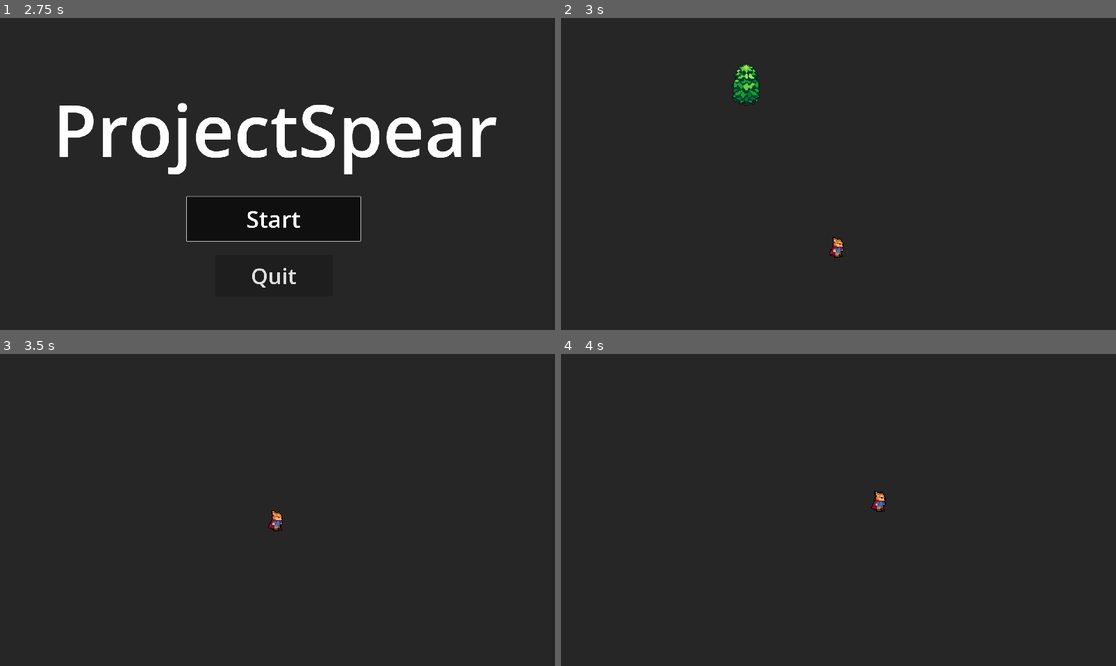
Above: before the commit, frames 1-4 (two rows, left to right).
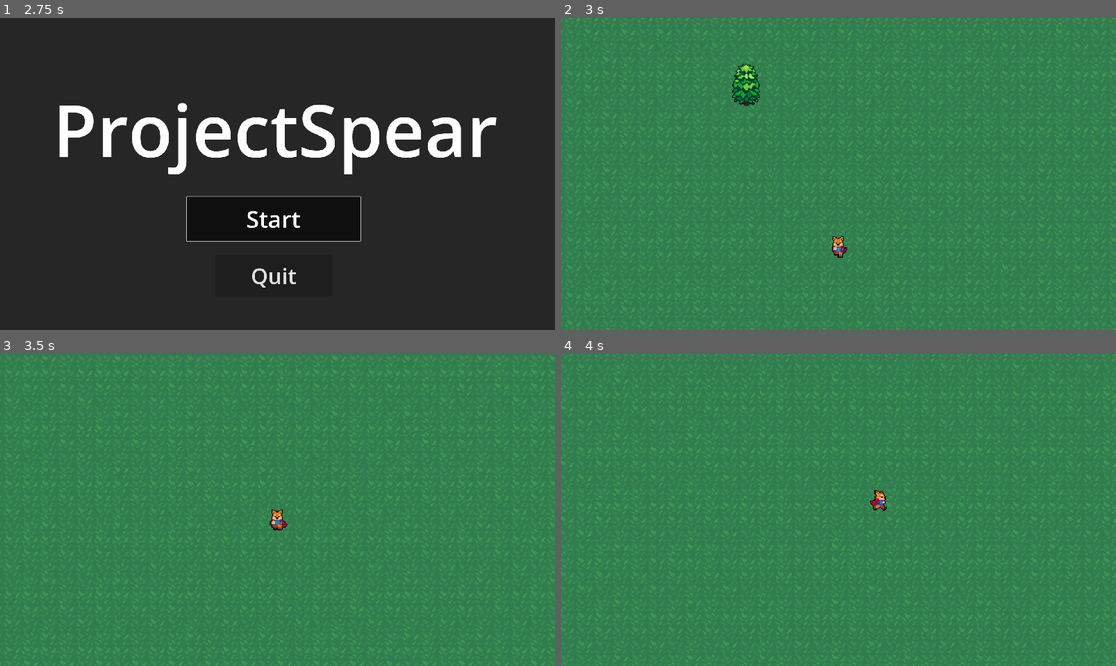
Above: after the commit, the same moments.

Repository: MohanGundavarapu/ProjectSpear
Game: Godot game, scene res://scenes/title_scene.tscn
Two runs of this game, one before a commit and one after it. Both use one fixed random seed, a clock stepped at 60 frames per second and the inputs below.
Inputs:
- Up to frame 1 (2.75 s): click "Start" at 0.5 s; click "Start" at 1.25 s; tap Enter at 2 s; hold Right (Right) from 2.03 s (still down); tap Space (Dash) at 2.1 s
- Up to frame 2 (3 s): tap Space (Dash) at 2.75, 2.85 s; release Right (Right) at 2.78 s; hold Down (Down) from 2.78 s (still down)
- Up to frame 3 (3.5 s): keep holding Down (Down)
- Up to frame 4 (4 s): release Down (Down) at 3.53 s; hold Right (Right) from 3.53 s (still down); tap Space (Dash) at 3.6 s

Frame 1 is identical in both runs. In frame 2, 99% of the frame differs, in the area x 0-100%, y 0-100%; in frame 3, 100%; in frame 4, 100%.

Commit message:
Day 2.3
Add some player animations

Diff:
--- a/Scenes/Characters/spear_guy.gd
+++ b/Scenes/Characters/spear_guy.gd
@@ -8,6 +8,8 @@
 var dashing: bool = false
 
 @onready var animationPlayer = $AnimationPlayer
+@onready var animationTree = $AnimationTree
+@onready var animationState: AnimationNodeStateMachinePlayback = animationTree.get("parameters/playback")
 
 
 func _physics_process(delta):
@@ -18,12 +20,16 @@
 	# Move Player
 	if not dashing:
 		if direction != Vector2.ZERO:
+			animationTree.set("parameters/Idle/blend_position",direction)
+			animationTree.set("parameters/Run/blend_position",direction)
+			animationState.travel("Run")
 			velocity = velocity.move_toward(direction * MAX_SPEED, ACCELERATION * delta)
 		else:
+			animationState.travel("Idle")
 			velocity = velocity.move_toward(Vector2.ZERO, FRICTION * delta)
 
 	# Dash Player
-	if Input.is_action_just_pressed("Dash"):
+	if Input.is_action_just_pressed("Dash") and not dashing:
 		$Dash.start()
 		dashing = true
 		velocity = (direction * 10).normalized() * DASH
--- a/Scenes/Characters/spear_guy.tscn
+++ b/Scenes/Characters/spear_guy.tscn
@@ -7,6 +7,123 @@
 radius = 7.0
 height = 24.0
 
+[sub_resource type="Animation" id="Animation_wee2t"]
+resource_name = "IdleDown"
+length = 0.1
+loop_mode = 1
+tracks/0/type = "value"
+tracks/0/imported = false
+tracks/0/enabled = true
+tracks/0/path = NodePath("Sprite2D:frame")
+tracks/0/interp = 1
+tracks/0/loop_wrap = true
+tracks/0/keys = {
+"times": PackedFloat32Array(0),
+"transitions": PackedFloat32Array(1),
+"update": 1,
+"values": [18]
+}
+
+[sub_resource type="Animation" id="Animation_sk4v1"]
+resource_name = "IdleLeft"
+length = 0.1
+loop_mode = 1
+tracks/0/type = "value"
+tracks/0/imported = false
+tracks/0/enabled = true
+tracks/0/path = NodePath("Sprite2D:frame")
+tracks/0/interp = 1
+tracks/0/loop_wrap = true
+tracks/0/keys = {
+"times": PackedFloat32Array(0),
+"transitions": PackedFloat32Array(1),
+"update": 1,
+"values": [12]
+}
+
+[sub_resource type="Animation" id="Animation_affeu"]
+resource_name = "IdleRight"
+length = 0.1
+loop_mode = 1
+tracks/0/type = "value"
+tracks/0/imported = false
+tracks/0/enabled = true
+tracks/0/path = NodePath("Sprite2D:frame")
+tracks/0/interp = 1
+tracks/0/loop_wrap = true
+tracks/0/keys = {
+"times": PackedFloat32Array(0),
+"transitions": PackedFloat32Array(1),
+"update": 1,
+"values": [0]
+}
+
+[sub_resource type="Animation" id="Animation_vky6g"]
+resource_name = "IdleUp"
+length = 0.1
+loop_mode = 1
+tracks/0/type = "value"
+tracks/0/imported = false
+tracks/0/enabled = true
+tracks/0/path = NodePath("Sprite2D:frame")
+tracks/0/interp = 1
+tracks/0/loop_wrap = true
+tracks/0/keys = {
+"times": PackedFloat32Array(0),
+"transitions": PackedFloat32Array(1),
+"update": 1,
+"values": [6]
+}
+
+[sub_resource type="Animation" id="Animation_7u1nh"]
+length = 0.001
+tracks/0/type = "value"
+tracks/0/imported = false
+tracks/0/enabled = true
+tracks/0/path = NodePath("Sprite2D:frame")
+tracks/0/interp = 1
+tracks/0/loop_wrap = true
+tracks/0/keys = {
+"times": PackedFloat32Array(0),
+"transitions": PackedFloat32Array(1),
+"update": 1,
+"values": [1]
+}
+
+[sub_resource type="Animation" id="Animation_ovhn7"]
+resource_name = "RunDown"
+length = 0.6
+loop_mode = 1
+tracks/0/type = "value"
+tracks/0/imported = false
+tracks/0/enabled = true
+tracks/0/path = NodePath("Sprite2D:frame")
+tracks/0/interp = 1
+tracks/0/loop_wrap = true
+tracks/0/keys = {
+"times": PackedFloat32Array(0, 0.1, 0.2, 0.3, 0.4, 0.5),
+"transitions": PackedFloat32Array(1, 1, 1, 1, 1, 1),
+"update": 1,
+"values": [19, 20, 21, 22, 23, 18]
+}
+
+[sub_resource type="Animation" id="Animation_gx3nj"]
+resource_name = "RunLeft"
+length = 0.6
+loop_mode = 1
+tracks/0/type = "value"
+tracks/0/imported = false
+tracks/0/enabled = true
+tracks/0/path = NodePath("Sprite2D:frame")
+tracks/0/interp = 1
+tracks/0/loop_wrap = true
+tracks/0/keys = {
+"times": PackedFloat32Array(0, 0.1, 0.2, 0.3, 0.4, 0.5),
+"transitions": PackedFloat32Array(1, 1, 1, 1, 1, 1),
+"update": 1,
+"values": [13, 14, 15, 16, 17, 12]
+}
+
 [sub_resource type="Animation" id="Animation_jrjn2"]
 resource_name = "RunRight"
 length = 0.6
@@ -24,21 +141,6 @@
 "values": [1, 2, 3, 4, 5, 0]
 }
 
-[sub_resource type="Animation" id="Animation_7u1nh"]
-length = 0.001
-tracks/0/type = "value"
-tracks/0/imported = false
-tracks/0/enabled = true
-tracks/0/path = NodePath("Sprite2D:frame")
-tracks/0/interp = 1
-tracks/0/loop_wrap = true
-tracks/0/keys = {
-"times": PackedFloat32Array(0),
-"transitions": PackedFloat32Array(1),
-"update": 1,
-"values": [1]
-}
-
 [sub_resource type="Animation" id="Animation_btuhg"]
 resource_name = "RunUp"
 length = 0.6
@@ -54,108 +156,6 @@
 "transitions": PackedFloat32Array(1, 1, 1, 1, 1, 1),
 "update": 1,
 "values": [7, 8, 9, 10, 11, 6]
-}
-
-[sub_resource type="Animation" id="Animation_gx3nj"]
-resource_name = "RunLeft"
-length = 0.6
-loop_mode = 1
-tracks/0/type = "value"
-tracks/0/imported = false
-tracks/0/enabled = true
-tracks/0/path = NodePath("Sprite2D:frame")
-tracks/0/interp = 1
-tracks/0/loop_wrap = true
-tracks/0/keys = {
-"times": PackedFloat32Array(0, 0.1, 0.2, 0.3, 0.4, 0.5),
-"transitions": PackedFloat32Array(1, 1, 1, 1, 1, 1),
-"update": 1,
-"values": [13, 14, 15, 16, 17, 12]
-}
-
-[sub_resource type="Animation" id="Animation_ovhn7"]
-resource_name = "RunDown"
-length = 0.6
-loop_mode = 1
-tracks/0/type = "value"
-tracks/0/imported = false
-tracks/0/enabled = true
-tracks/0/path = NodePath("Sprite2D:frame")
-tracks/0/interp = 1
-tracks/0/loop_wrap = true
-tracks/0/keys = {
-"times": PackedFloat32Array(0, 0.1, 0.2, 0.3, 0.4, 0.5),
-"transitions": PackedFloat32Array(1, 1, 1, 1, 1, 1),
-"update": 1,
-"values": [19, 20, 21, 22, 23, 18]
-}
-
-[sub_resource type="Animation" id="Animation_affeu"]
-resource_name = "IdleRight"
-length = 0.1
-loop_mode = 1
-tracks/0/type = "value"
-tracks/0/imported = false
-tracks/0/enabled = true
-tracks/0/path = NodePath("Sprite2D:frame")
-tracks/0/interp = 1
-tracks/0/loop_wrap = true
-tracks/0/keys = {
-"times": PackedFloat32Array(0),
-"transitions": PackedFloat32Array(1),
-"update": 1,
-"values": [0]
-}
-
-[sub_resource type="Animation" id="Animation_vky6g"]
-resource_name = "IdleUp"
-length = 0.1
-loop_mode = 1
-tracks/0/type = "value"
-tracks/0/imported = false
-tracks/0/enabled = true
-tracks/0/path = NodePath("Sprite2D:frame")
-tracks/0/interp = 1
-tracks/0/loop_wrap = true
-tracks/0/keys = {
-"times": PackedFloat32Array(0),
-"transitions": PackedFloat32Array(1),
-"update": 1,
-"values": [6]
-}
-
-[sub_resource type="Animation" id="Animation_sk4v1"]
-resource_name = "IdleLeft"
-length = 0.1
-loop_mode = 1
-tracks/0/type = "value"
-tracks/0/imported = false
-tracks/0/enabled = true
-tracks/0/path = NodePath("Sprite2D:frame")
-tracks/0/interp = 1
-tracks/0/loop_wrap = true
-tracks/0/keys = {
-"times": PackedFloat32Array(0),
-"transitions": PackedFloat32Array(1),
-"update": 1,
-"values": [12]
-}
-
-[sub_resource type="Animation" id="Animation_wee2t"]
-resource_name = "IdleDown"
-length = 0.1
-loop_mode = 1
-tracks/0/type = "value"
-tracks/0/imported = false
-tracks/0/enabled = true
-tracks/0/path = NodePath("Sprite2D:frame")
-tracks/0/interp = 1
-tracks/0/loop_wrap = true
-tracks/0/keys = {
-"times": PackedFloat32Array(0),
-"transitions": PackedFloat32Array(1),
-"update": 1,
-"values": [18]
 }
 
 [sub_resource type="AnimationLibrary" id="AnimationLibrary_8tjl3"]
@@ -171,6 +171,72 @@
 "RunUp": SubResource("Animation_btuhg")
 }
 
+[sub_resource type="AnimationNodeAnimation" id="AnimationNodeAnimation_u77v8"]
+animation = &"IdleLeft"
+
+[sub_resource type="AnimationNodeAnimation" id="AnimationNodeAnimation_ubnkr"]
+animation = &"IdleRight"
+
+[sub_resource type="AnimationNodeAnimation" id="AnimationNodeAnimation_lnh5u"]
+animation = &"IdleUp"
+
+[sub_resource type="AnimationNodeAnimation" id="AnimationNodeAnimation_6bpyp"]
+animation = &"IdleDown"
+
+[sub_resource type="AnimationNodeBlendSpace2D" id="AnimationNodeBlendSpace2D_4d62i"]
+blend_point_0/node = SubResource("AnimationNodeAnimation_u77v8")
+blend_point_0/pos = Vector2(-1, 0)
+blend_point_1/node = SubResource("AnimationNodeAnimation_ubnkr")
+blend_point_1/pos = Vector2(1, 0)
+blend_point_2/node = SubResource("AnimationNodeAnimation_lnh5u")
+blend_point_2/pos = Vector2(0, -1.1)
+blend_point_3/node = SubResource("AnimationNodeAnimation_6bpyp")
+blend_point_3/pos = Vector2(0, 1.1)
+min_space = Vector2(-1, -1.1)
+max_space = Vector2(1, 1.1)
+blend_mode = 1
+
+[sub_resource type="AnimationNodeAnimation" id="AnimationNodeAnimation_dwlvm"]
+animation = &"RunLeft"
+
+[sub_resource type="AnimationNodeAnimation" id="AnimationNodeAnimation_ga2wr"]
+animation = &"RunDown"
+
+[sub_resource type="AnimationNodeAnimation" id="AnimationNodeAnimation_vu7lv"]
+animation = &"RunRight"
+
+[sub_resource type="AnimationNodeAnimation" id="AnimationNodeAnimation_r1ers"]
+animation = &"RunUp"
+
+[sub_resource type="AnimationNodeBlendSpace2D" id="AnimationNodeBlendSpace2D_0yv8p"]
+blend_point_0/node = SubResource("AnimationNodeAnimation_dwlvm")
+blend_point_0/pos = Vector2(-1, 0)
+blend_point_1/node = SubResource("AnimationNodeAnimation_ga2wr")
+blend_point_1/pos = Vector2(0, 1.1)
+blend_point_2/node = SubResource("AnimationNodeAnimation_vu7lv")
+blend_point_2/pos = Vector2(1, 0)
+blend_point_3/node = SubResource("AnimationNodeAnimation_r1ers")
+blend_point_3/pos = Vector2(0, -1.1)
+min_space = Vector2(-1, -1.1)
+max_space = Vector2(1, 1.1)
+blend_mode = 1
+
+[sub_resource type="AnimationNodeStateMachineTransition" id="AnimationNodeStateMachineTransition_a1k0a"]
+
+[sub_resource type="AnimationNodeStateMachineTransition" id="AnimationNodeStateMachineTransition_j251g"]
+
+[sub_resource type="AnimationNodeStateMachineTransition" id="AnimationNodeStateMachineTransition_6kq1x"]
+
+[sub_resource type="AnimationNodeStateMachineTransition" id="AnimationNodeStateMachineTransition_11wh2"]
+
+[sub_resource type="AnimationNodeStateMachine" id="AnimationNodeStateMachine_dwojn"]
+states/Idle/node = SubResource("AnimationNodeBlendSpace2D_4d62i")
+states/Idle/position = Vector2(473, 100)
+states/Run/node = SubResource("AnimationNodeBlendSpace2D_0yv8p")
+states/Run/position = Vector2(647, 100)
+states/Start/position = Vector2(266, 100)
+transitions = ["Idle", "Run", SubResource("AnimationNodeStateMachineTransition_a1k0a"), "Run", "Idle", SubResource("AnimationNodeStateMachineTransition_j251g"), "Start", "Idle", SubResource("AnimationNodeStateMachineTransition_6kq1x"), "Run", "End", SubResource("AnimationNodeStateMachineTransition_11wh2")]
+
 [node name="SpearGuy" type="CharacterBody2D"]
 motion_mode = 1
 script = ExtResource("1_y4wep")
@@ -195,9 +261,15 @@
 one_shot = true
 
 [node name="AnimationPlayer" type="AnimationPlayer" parent="."]
-autoplay = "IdleRight"
 libraries = {
 "": SubResource("AnimationLibrary_8tjl3")
 }
 
+[node name="AnimationTree" type="AnimationTree" parent="."]
+tree_root = SubResource("AnimationNodeStateMachine_dwojn")
+anim_player = NodePath("../AnimationPlayer")
+active = true
+parameters/Idle/blend_position = Vector2(0, 0)
+parameters/Run/blend_position = Vector2(0.00250626, -0.991266)
+
 [connection signal="timeout" from="Dash" to="." method="_on_dash_timeout"]
--- a/Scenes/world.tscn
+++ b/Scenes/world.tscn
@@ -1,18 +1,30 @@
-[gd_scene load_steps=4 format=3 uid="uid://bvsbbn5cumfdi"]
+[gd_scene load_steps=5 format=3 uid="uid://bvsbbn5cumfdi"]
 
 [ext_resource type="Script" path="res://Scenes/world.gd" id="1_52ldp"]
 [ext_resource type="PackedScene" uid="uid://dtrkk6qhavd0i" path="res://Scenes/Characters/spear_guy.tscn" id="1_tw25o"]
+[ext_resource type="Texture2D" uid="uid://d3r10y2vwxqyu" path="res://Resources/Art/GrassBackground.png" id="2_ogruj"]
 [ext_resource type="PackedScene" uid="uid://c45okj1j3jjg2" path="res://Scenes/Objects/tree.tscn" id="2_vhrdx"]
 
 [node name="World" type="Node2D"]
-y_sort_enabled = true
 script = ExtResource("1_52ldp")
 metadata/_edit_lock_ = true
 
-[node name="SpearGuy" parent="." instance=ExtResource("1_tw25o")]
+[node name="Sprite2D" type="Sprite2D" parent="."]
+texture_repeat = 2
+position = Vector2(-15148, -8495)
+scale = Vector2(1.306, 1)
+texture = ExtResource("2_ogruj")
+centered = false
+region_enabled = true
+region_rect = Rect2(0, 0, 25000, 20000)
+
+[node name="Sorting" type="Node2D" parent="."]
+y_sort_enabled = true
+
+[node name="SpearGuy" parent="Sorting" instance=ExtResource("1_tw25o")]
 position = Vector2(946, 487)
 
-[node name="Tree" parent="." instance=ExtResource("2_vhrdx")]
+[node name="Tree" parent="Sorting" instance=ExtResource("2_vhrdx")]
 position = Vector2(840, 471)
 
-[connection signal="body_entered" from="Tree" to="." method="_on_tree_body_entered"]
+[connection signal="body_entered" from="Sorting/Tree" to="." method="_on_tree_body_entered"]
Binary file added: Resources/Art/GrassBackground.png
Not shown, added: Resources/Art/GrassBackground.png.import
Not shown: 1 places in Scenes/Characters/spear_guy.tscn that only renumber resources
